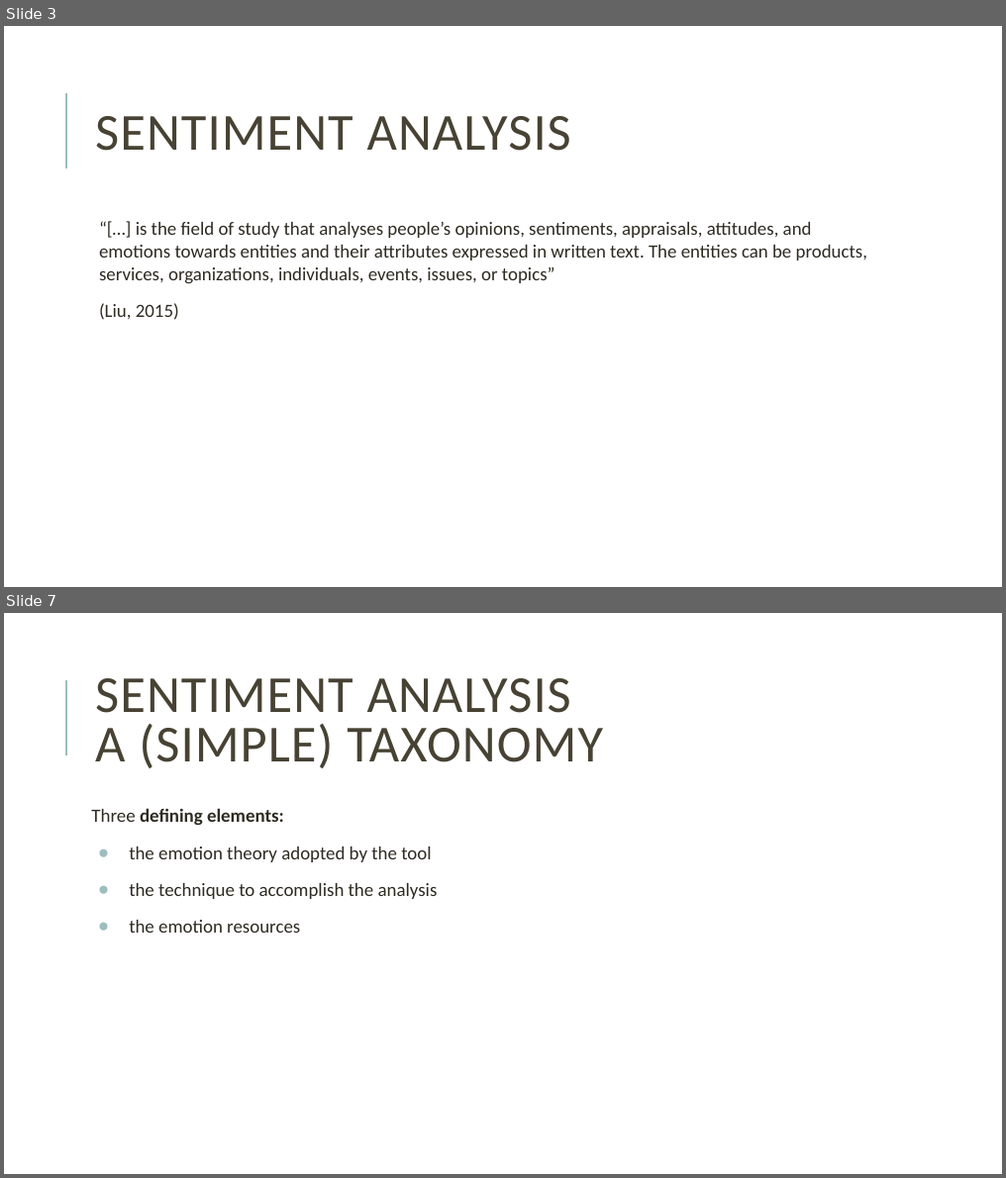
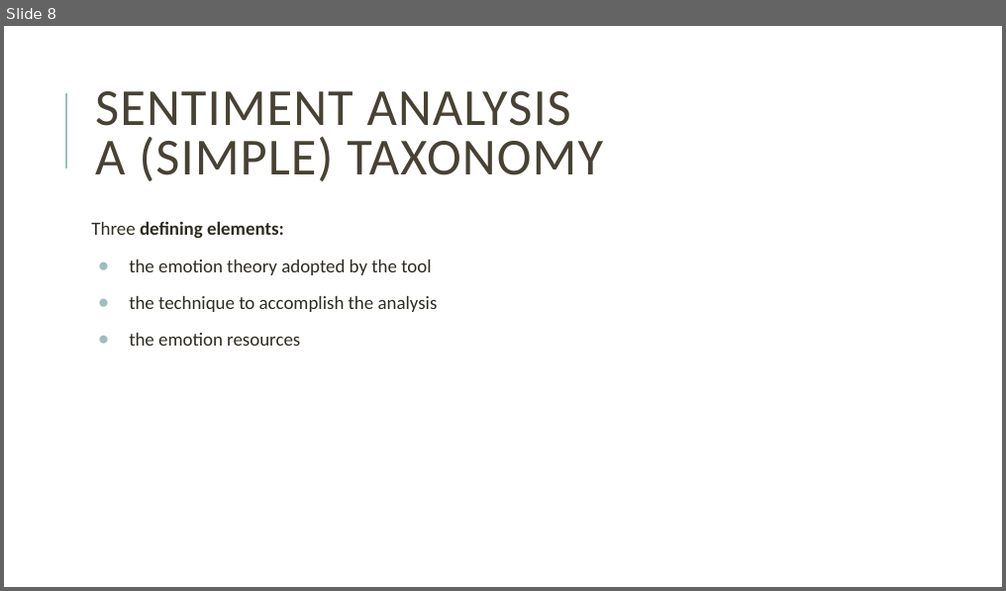
Before and after one commit to giuliagrisot/Sentiment_Analysis_CDH_2023-24, a slide deck: SA.pptx. Shown one above the other, each under a label of ours: slides 3 and 7 before the commit, slide 8 after it; the slides between them are not shown. The pictures are 1006x1178 and 1006x591 pixels, drawn with LibreOffice and Linux fonts; fonts in the diff are those of the drawing. Boxes give left, top, right and bottom in pixels: in the first picture for what was removed or moved away, otherwise in the second. Text is boxed around its words. In the diff, an @@ line names an element or a change of style, - is before the commit and + after.

```diff
--- a/SA.pptx
+++ b/SA.pptx
@@ slide 3 removed at [4, 26, 1002, 587], background #FFFFFF; not listed: 1 template element that a slide beside it also shows @@
@@ title removed at [95, 116, 571, 151] @@
-SENTIMENT ANALYSIS
@@ text removed at [99, 222, 867, 320] @@
-  “[…] is the field of study that analyses people’s opinions, sentiments, appraisals, attitudes, and emotions towards entities and their attributes expressed in written text. The entities can be products, services, organizations, individuals, events, issues, or topics”
-  (Liu, 2015)
@@ what was slide 7 is now slide 8 @@
```
Also in this commit, not shown: 3 slides changed, 5 slides added, 2 other slides removed.
